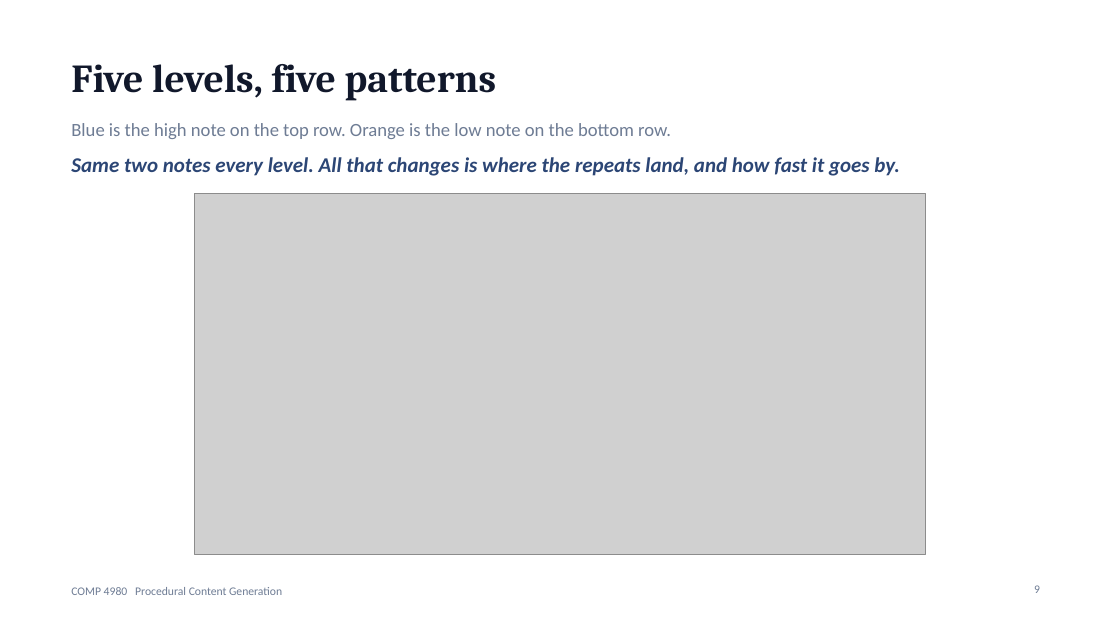
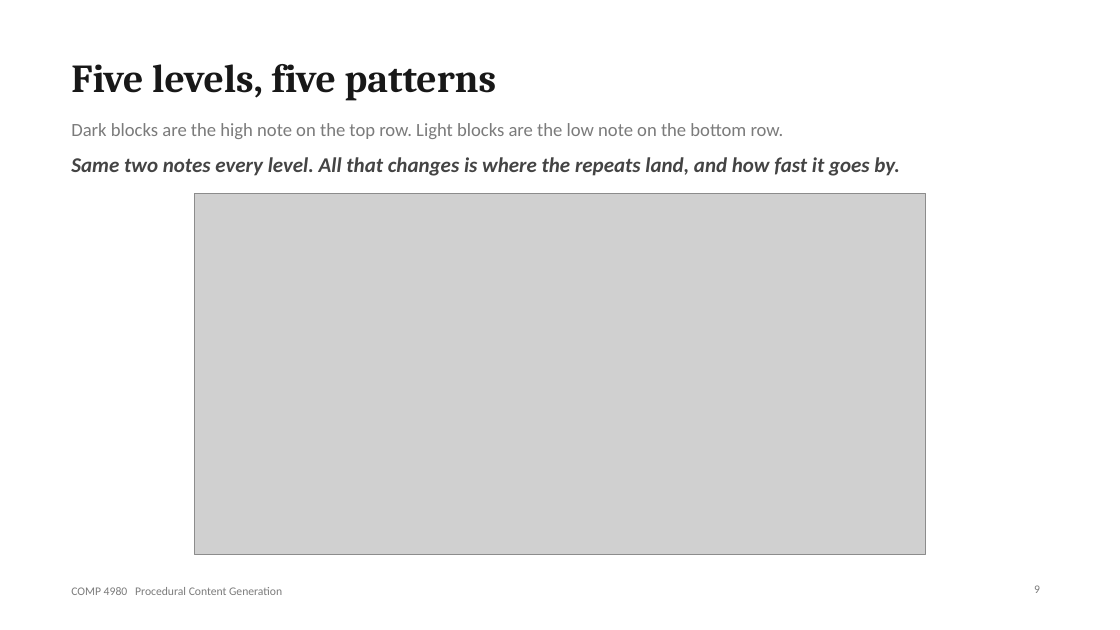
Before and after one commit to SUMMERxKx/musicGenerator, a slide deck: slide 9 of Presentation.pptx. Drawn at 1120x630 pixels with LibreOffice and Linux fonts; fonts in the diff are those of the drawing; grey boxes stand for pictures. Boxes give left, top, right and bottom in pixels: in the first picture for what was removed or moved away, otherwise in the second. Text is boxed around its words. In the diff, an @@ line names an element or a change of style, - is before the commit and + after.

Commit message:
Make the deck plain black and white
Every colour mapped to its grey value and both images converted, so
nothing in the deck is coloured. Slide 9 said blue and orange, which it
now describes as dark and light blocks. The accent grey was darkened
once for contrast against the card backgrounds.

```diff
--- a/Presentation.pptx
+++ b/Presentation.pptx
@@ title "Five levels, five patterns" at box(71, 64, 497, 101): text colour #11182B to #181818 @@
@@ text "Same two notes every level. ..." at box(71, 157, 899, 176): text colour #2C4675 to #444444 @@
@@ text at box(71, 123, 784, 139): text changed; text colour #6E7C94 to #7B7B7B @@
-Blue is the high note on the top row. Orange is the low note on the bottom row.
+Dark blocks are the high note on the top row. Light blocks are the low note on the bottom row.
@@ text "COMP 4980 Procedural Content Generation" at box(71, 587, 282, 595): text colour #6E7C94 to #7B7B7B @@
@@ page number at box(1034, 585, 1040, 593): text colour #6E7C94 to #7B7B7B @@
```
Also in this commit, not shown: 12 other slides changed, 1 other file.
